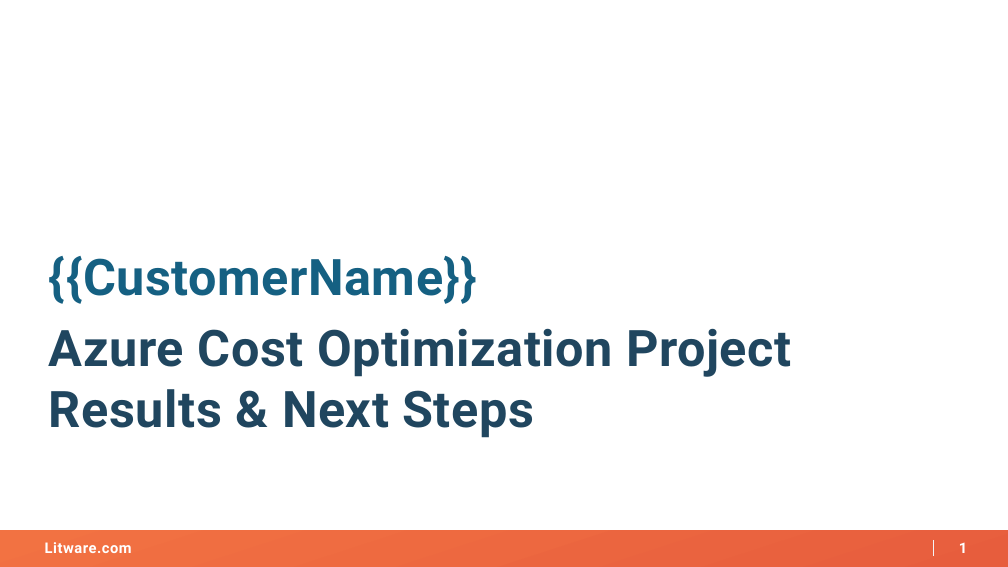
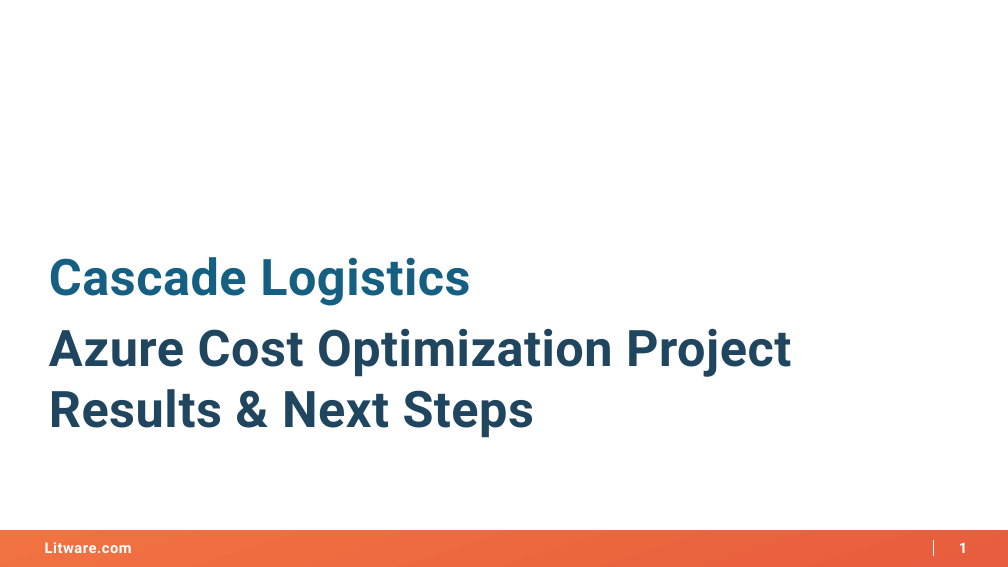
Before and after one commit to reaver89/agenticit, a slide deck: slide 1 of create-a-project-from-cost-opt-20260217182144/artifacts/project-results-deck.pptx. Drawn at 1008x567 pixels with LibreOffice and Linux fonts; fonts in the diff are those of the drawing; background and template pictures are left out. Boxes give left, top, right and bottom in pixels: in the first picture for what was removed or moved away, otherwise in the second. Text is boxed around its words. In the diff, an @@ line names an element or a change of style, - is before the commit and + after.

Commit message:
[create-a-project-from-cost-opt-20260217182144] Update artifacts/project-results-deck.pptx

```diff
--- a/create-a-project-from-cost-opt-20260217182144/artifacts/project-results-deck.pptx
+++ b/create-a-project-from-cost-opt-20260217182144/artifacts/project-results-deck.pptx
@@ text at [49, 257, 470, 306]: text changed @@
-{{CustomerName}}
+Cascade Logistics
```
